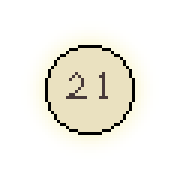
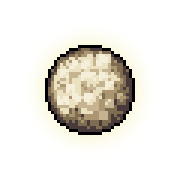
Layers edited between the first and the second 180px x 180px image:
painted on "Layer" over left=48, top=48, right=132, bottom=132
